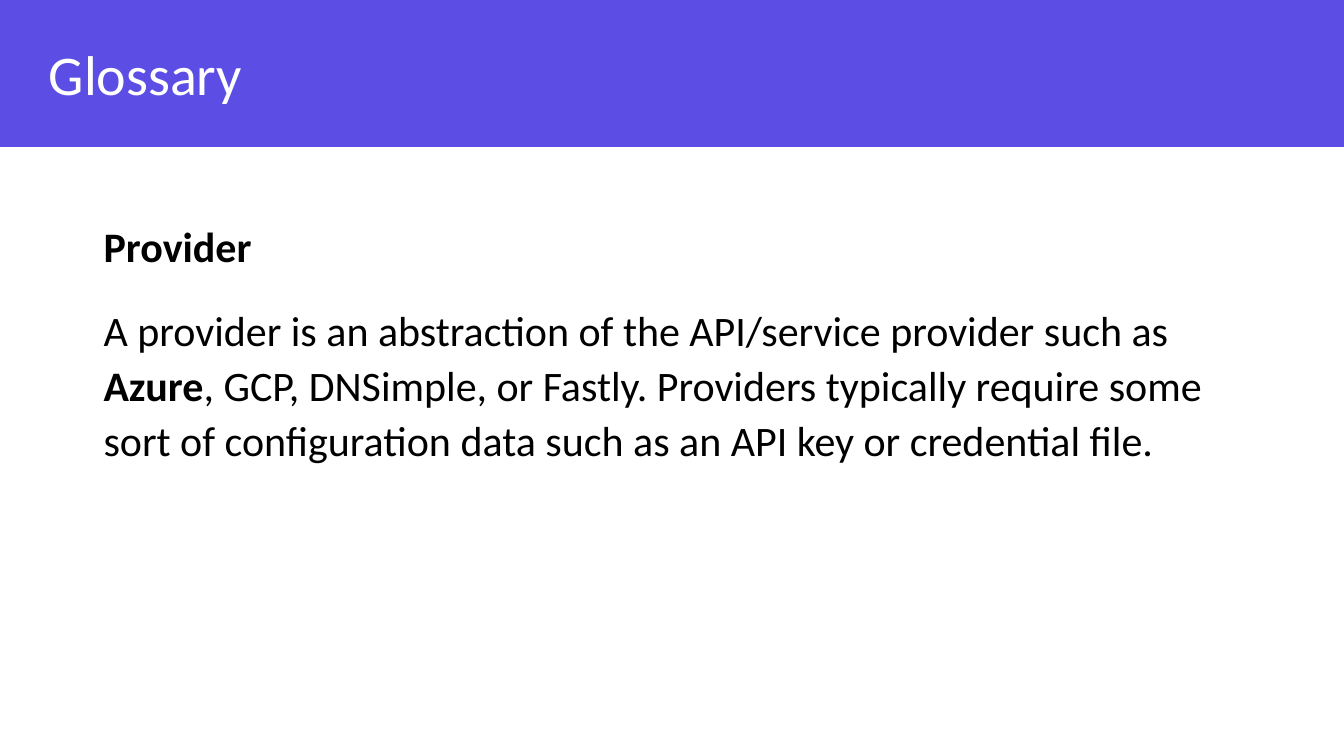
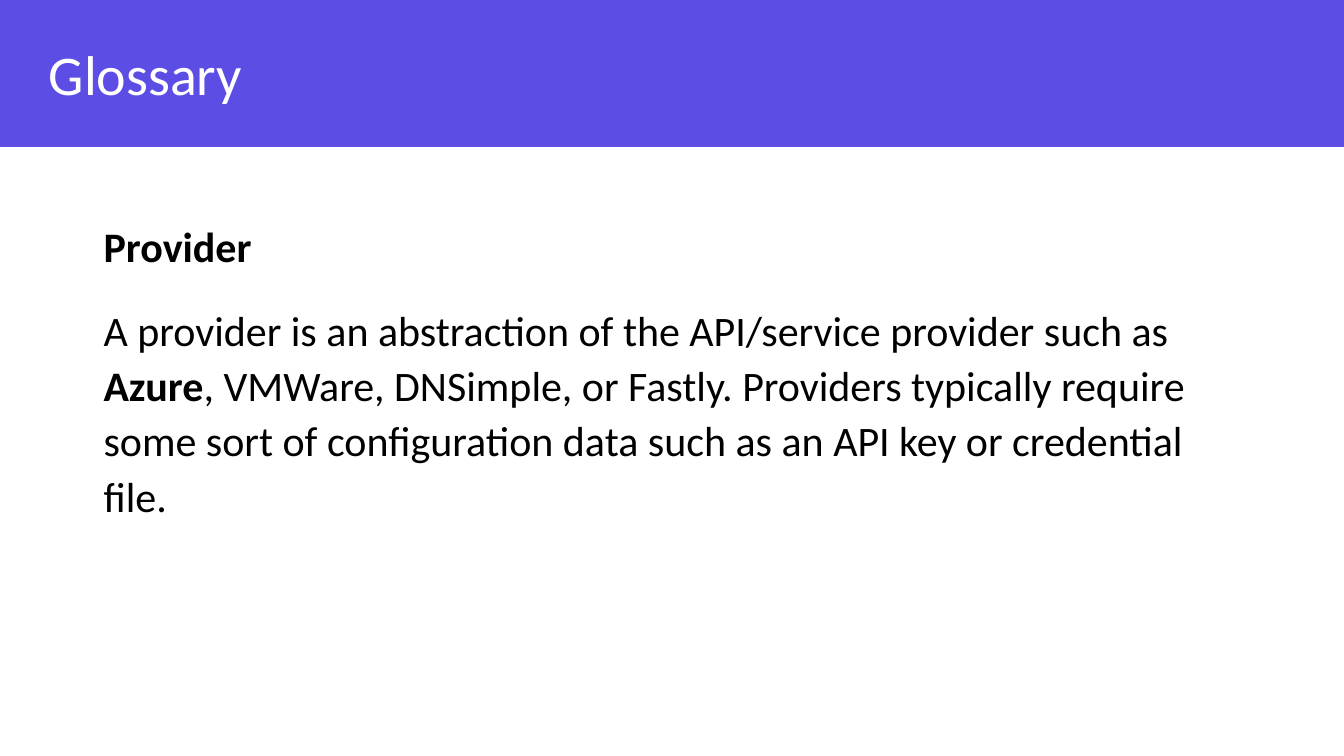
Before and after one commit to grove-mountain/azure-workshop-training, a slide deck: slide 5 of Slides/Azure and Terraform Workshop - Chapter 2.pptx. Drawn at 1344x756 pixels with LibreOffice and Linux fonts; fonts in the diff are those of the drawing; background and template pictures are left out. Boxes give left, top, right and bottom in pixels: in the first picture for what was removed or moved away, otherwise in the second. Text is boxed around its words. In the diff, an @@ line names an element or a change of style, - is before the commit and + after.

```diff
--- a/Slides/Azure and Terraform Workshop - Chapter 2.pptx
+++ b/Slides/Azure and Terraform Workshop - Chapter 2.pptx
@@ text at (104,317,1185,513): text changed @@
-A provider is an abstraction of the API/service provider such as Azure, GCP, DNSimple, or Fastly. Providers typically require some sort of configuration data such as an API key or credential file.
+A provider is an abstraction of the API/service provider such as Azure, VMWare, DNSimple, or Fastly. Providers typically require some sort of configuration data such as an API key or credential file.
```
Also in this commit, not shown: 33 other slides changed, 2 slides removed, 2 other files.
